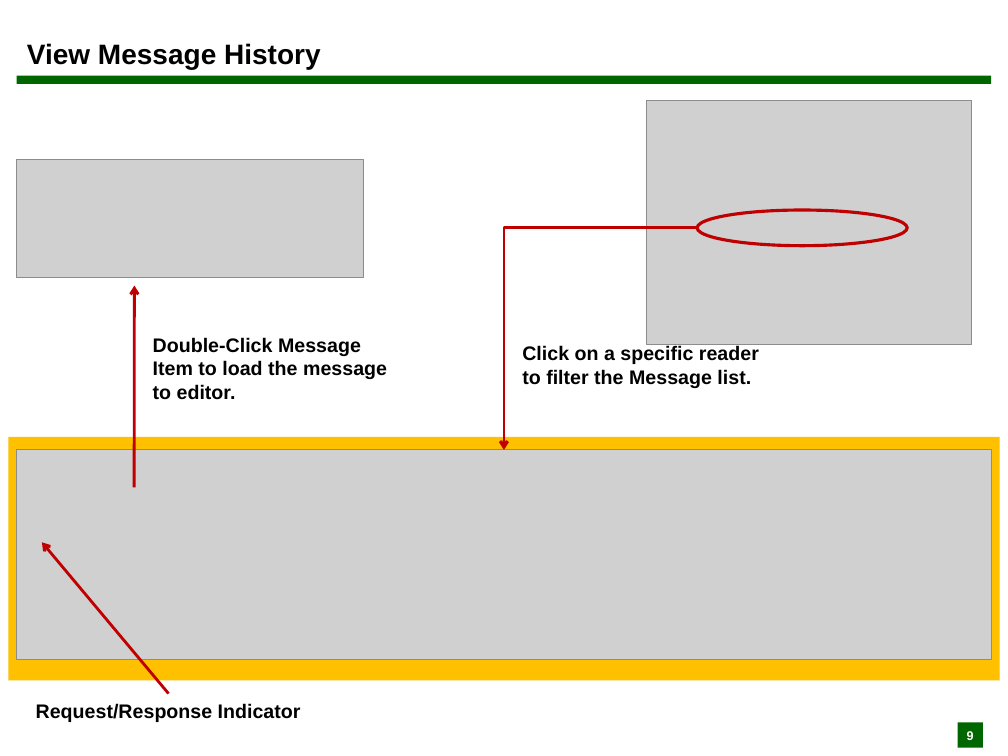
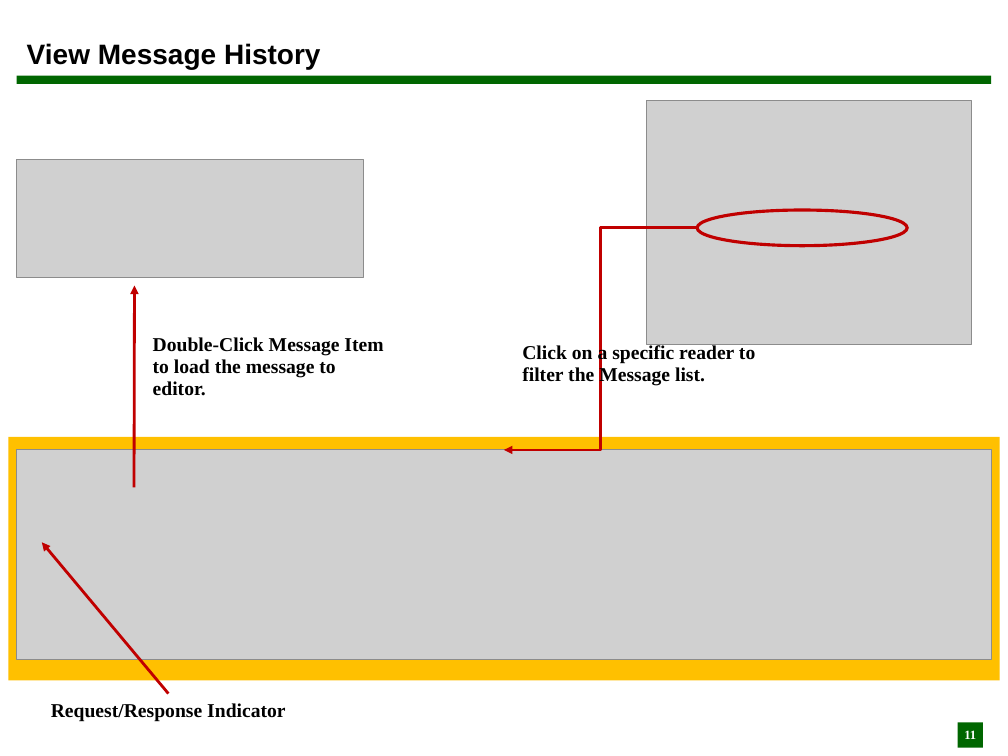
Before and after one commit to Fosstrak/fosstrak-llrp, a slide deck: slide 11 of src/site/resources/pdf/llrp_commander_UserGuide.ppt (slide 9 before the commit). Drawn at 1008x756 pixels with LibreOffice and Linux fonts; fonts in the diff are those of the drawing; grey boxes stand for pictures. Boxes give left, top, right and bottom in pixels: in the first picture for what was removed or moved away, otherwise in the second. Text is boxed around its words. In the diff, an @@ line names an element or a change of style, - is before the commit and + after.

```diff
--- a/src/site/resources/pdf/llrp_commander_UserGuide.ppt
+++ b/src/site/resources/pdf/llrp_commander_UserGuide.ppt
@@ elbow arrow (698, 228) - (504, 450): arrowheads changed; route changed @@
@@ font Arial to Times New Roman; line spacing 1 to 0.93 in 3 elements at (522, 345, 755, 386), (153, 337, 383, 396), (51, 703, 285, 722) @@
@@ text "Request/Response Indicator": place and size @@
-text "Request/Response Indicator" at (36, 703, 301, 722)
+text "Request/Response Indicator" at (51, 703, 285, 722)
@@ page number at (964, 730, 976, 739): text changed; font Arial to Times New Roman @@
-9
+11
```
Also in this commit, not shown: 13 other slides changed, 2 slides added, 1 other file.
